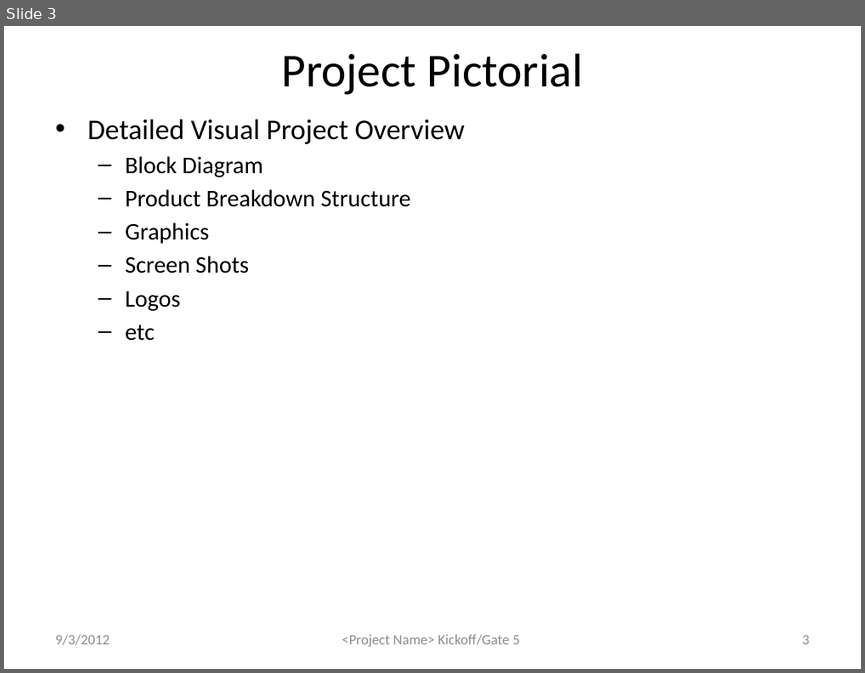
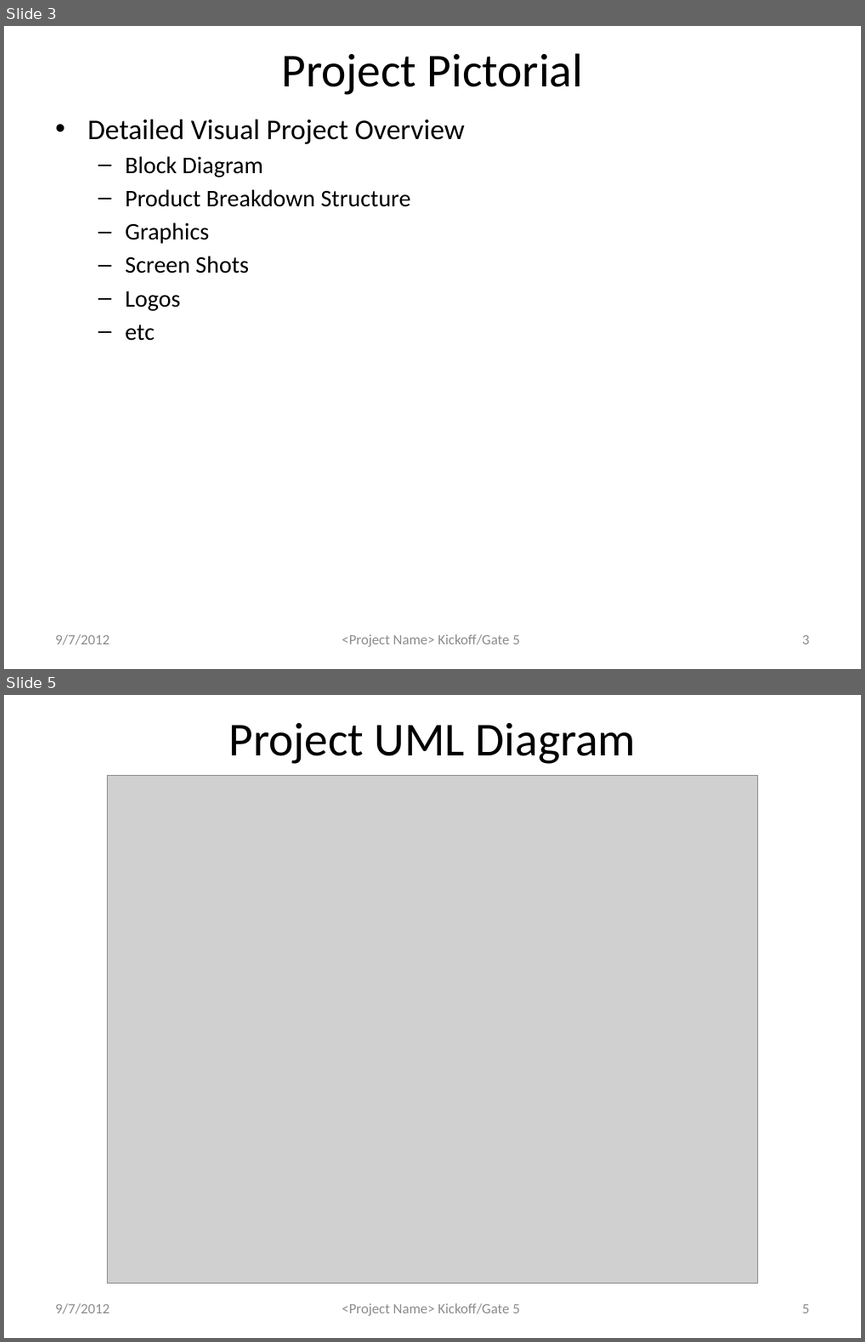
Before and after one commit to atniptw/Senior-Project, a slide deck: Documents/PowerPoints/Senior Design Project - Gate 5 1.0.pptx. Shown one above the other, each under a label of ours: slide 3 before the commit, slides 3 and 5 after it; the slides between them are not shown. The pictures are 865x673 and 865x1342 pixels, drawn with LibreOffice and Linux fonts; fonts in the diff are those of the drawing; grey boxes stand for pictures. Boxes give left, top, right and bottom in pixels: in the first picture for what was removed or moved away, otherwise in the second. Text is boxed around its words. In the diff, an @@ line names an element or a change of style, - is before the commit and + after.

```diff
--- a/Documents/PowerPoints/Senior Design Project - Gate 5 1.0.pptx
+++ b/Documents/PowerPoints/Senior Design Project - Gate 5 1.0.pptx
@@ slide 5 added at <box>4,695,861,1338</box>, background #FFFFFF; not listed: 1 template element that a slide beside it also shows @@
@@ title added at <box>228,723,636,764</box>, 39.6 pt, text #000000 @@
+Project UML Diagram
@@ picture added at <box>107,776,757,1282</box> @@
@@ text added at <box>55,1303,109,1314</box>, 12 pt, text #8C8C8C @@
+9/7/2012
@@ page number added at <box>802,1304,809,1313</box>, 12 pt, text #8C8C8C @@
+5
@@ slide 3 changed as well @@
@@ text at <box>55,634,109,645</box>: text changed @@
-9/3/2012
+9/7/2012
```
Also in this commit, not shown: 7 other slides changed, 2 other slides added, 6 other files.
